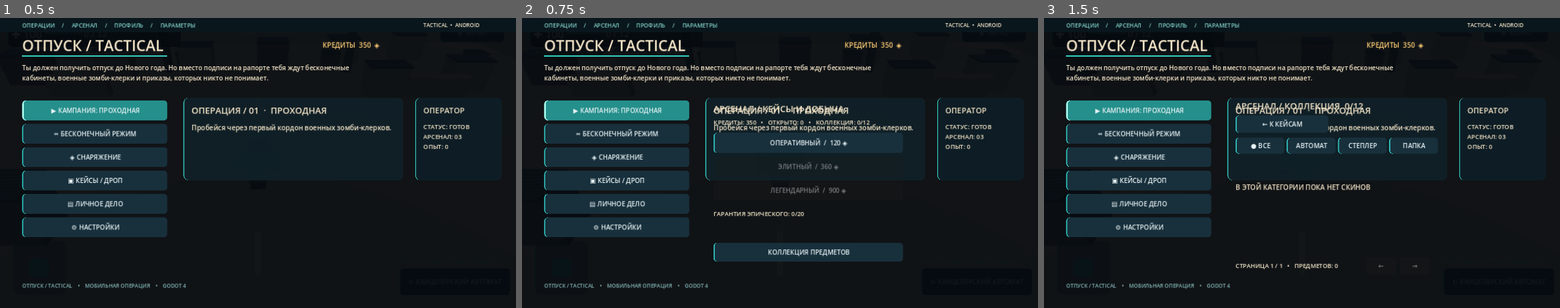
Above: before the commit, frames 1-3 (left to right).
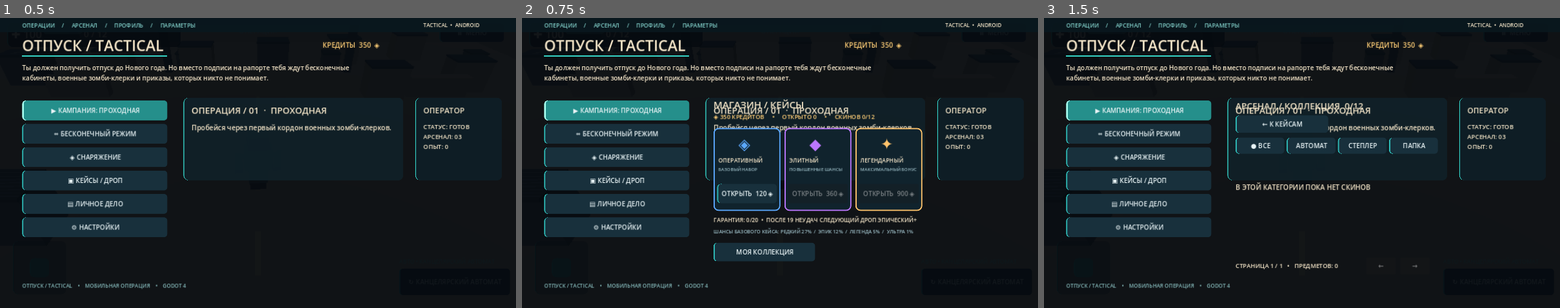
Above: after the commit, the same moments.

Repository: gemini13334-beep/---
Game: Godot game, scene res://scenes/main.tscn
Two runs of this game, one before a commit and one after it. Both use one fixed random seed, a clock stepped at 60 frames per second and the inputs below.
Inputs:
- Up to frame 1 (0.5 s): no input
- Up to frame 2 (0.75 s): click "▣ КЕЙСЫ / ДРОП" at 0.5 s
- Up to frame 3 (1.5 s): click "КОЛЛЕКЦИЯ ПРЕДМЕТОВ" (after the commit: "МОЯ КОЛЛЕКЦИЯ") at 1.25 s

Frame 1 is identical in both runs. In frame 2, 6.6% of the frame differs, in the area x 37-78%, y 28-84%; in frame 3, nothing differs.

Commit message:
Redesign mobile case store with three rarity-themed cards and transparent odds

Diff:
--- a/godot/scripts/main.gd
+++ b/godot/scripts/main.gd
@@ -577,34 +577,56 @@
 
 func _show_cases()->void:
  _show_menu()
- var title:=_label("АРСЕНАЛ / КЕЙСЫ И ДОБЫЧА",22)
- title.position=Vector2(475,210)
+ var title:=_label("МАГАЗИН / КЕЙСЫ",24)
+ title.position=Vector2(475,197)
  menu_layer.add_child(title)
- var details:=_label("КРЕДИТЫ: %d   •   ОТКРЫТО: %d   •   КОЛЛЕКЦИЯ: %d/%d"%[credits,cases_opened,inventory.size(),Loot.ITEMS.size()],15)
- details.position=Vector2(475,248)
+ var details:=_label("◈ %d КРЕДИТОВ     •     ОТКРЫТО %d     •     СКИНОВ %d/%d"%[credits,cases_opened,inventory.size(),Loot.ITEMS.size()],15)
+ details.position=Vector2(475,234)
+ details.add_theme_color_override("font_color",Color("#ffce76"))
  menu_layer.add_child(details)
+ var accents:=["#5ba8ff","#bb76ff","#ffc36b"]
+ var descriptions:=["БАЗОВЫЙ НАБОР","ПОВЫШЕННЫЕ ШАНСЫ","МАКСИМАЛЬНЫЙ БОНУС"]
  for i in range(Loot.CASES.size()):
   var data:Dictionary=Loot.CASES[i]
-  var button:=_button("%s  /  %d ◈"%[str(data["name"]),int(data["price"])])
-  button.position=Vector2(475,285+i*59)
-  button.custom_minimum_size=Vector2(470,50)
+  var x:float=475+i*176
+  var card:=_panel(Vector2(x,273),Vector2(166,206),Color("#10232d"))
+  card.add_theme_stylebox_override("panel",_rarity_panel_style(Color(accents[i])))
+  menu_layer.add_child(card)
+  var emblem:=_label(["◈","◆","✦"][i],38)
+  emblem.position=Vector2(x+62,290)
+  emblem.add_theme_color_override("font_color",Color(accents[i]))
+  menu_layer.add_child(emblem)
+  var case_name:=_label(str(data["name"]),14)
+  case_name.position=Vector2(x+12,343)
+  menu_layer.add_child(case_name)
+  var description:=_label(descriptions[i],11)
+  description.position=Vector2(x+12,367)
+  description.add_theme_color_override("font_color",Color("#9bbcc5"))
+  menu_layer.add_child(description)
+  var button:=_button("ОТКРЫТЬ  %d ◈"%int(data["price"]))
+  button.position=Vector2(x+9,412)
+  button.custom_minimum_size=Vector2(148,48)
   button.disabled=credits<int(data["price"])
   button.pressed.connect(_open_case.bind(i))
   menu_layer.add_child(button)
- var guarantee:=_label("ГАРАНТИЯ ЭПИЧЕСКОГО: %d/20"%min(loot_misses,19),15)
- guarantee.position=Vector2(475,475)
+ var guarantee:=_label("ГАРАНТИЯ: %d/20  •  ПОСЛЕ 19 НЕУДАЧ СЛЕДУЮЩИЙ ДРОП ЭПИЧЕСКИЙ+"%mini(loot_misses,19),14)
+ guarantee.position=Vector2(475,491)
  menu_layer.add_child(guarantee)
+ var odds:=_label("ШАНСЫ БАЗОВОГО КЕЙСА: РЕДКИЙ 27%  /  ЭПИК 12%  /  ЛЕГЕНДА 5%  /  УЛЬТРА 1%",12)
+ odds.position=Vector2(475,521)
+ odds.add_theme_color_override("font_color",Color("#9bbcc5"))
+ menu_layer.add_child(odds)
+ var collection:=_button("МОЯ КОЛЛЕКЦИЯ")
+ collection.position=Vector2(475,558)
+ collection.custom_minimum_size=Vector2(252,46)
+ collection.pressed.connect(_show_collection)
+ menu_layer.add_child(collection)
  if last_drop>=0:
   var item:Dictionary=Loot.ITEMS[last_drop]
-  var result:=_label("ПОСЛЕДНИЙ ДРОП: "+str(item["name"])+"  /  "+str(Loot.RARITY_NAMES[int(item["rarity"])]),16)
-  result.position=Vector2(475,508)
-  result.add_theme_color_override("font_color",Color(str(Loot.RARITY_COLORS[int(item["rarity"])])))
-  menu_layer.add_child(result)
- var collection:=_button("КОЛЛЕКЦИЯ ПРЕДМЕТОВ")
- collection.position=Vector2(475,558)
- collection.custom_minimum_size=Vector2(470,47)
- collection.pressed.connect(_show_collection)
- menu_layer.add_child(collection)
+  var last:=_label("ПОСЛЕДНИЙ: "+str(item["name"]),14)
+  last.position=Vector2(743,572)
+  last.add_theme_color_override("font_color",Color(str(Loot.RARITY_COLORS[int(item["rarity"])])))
+  menu_layer.add_child(last)
 
 func _open_case(index:int)->void:
  var cost:int=int(Loot.CASES[index]["price"])
